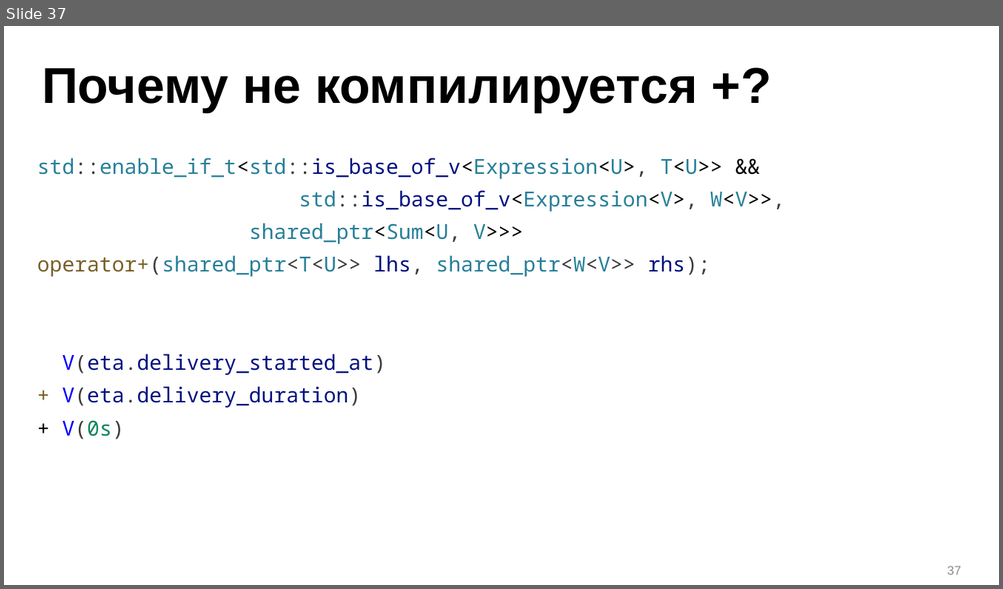
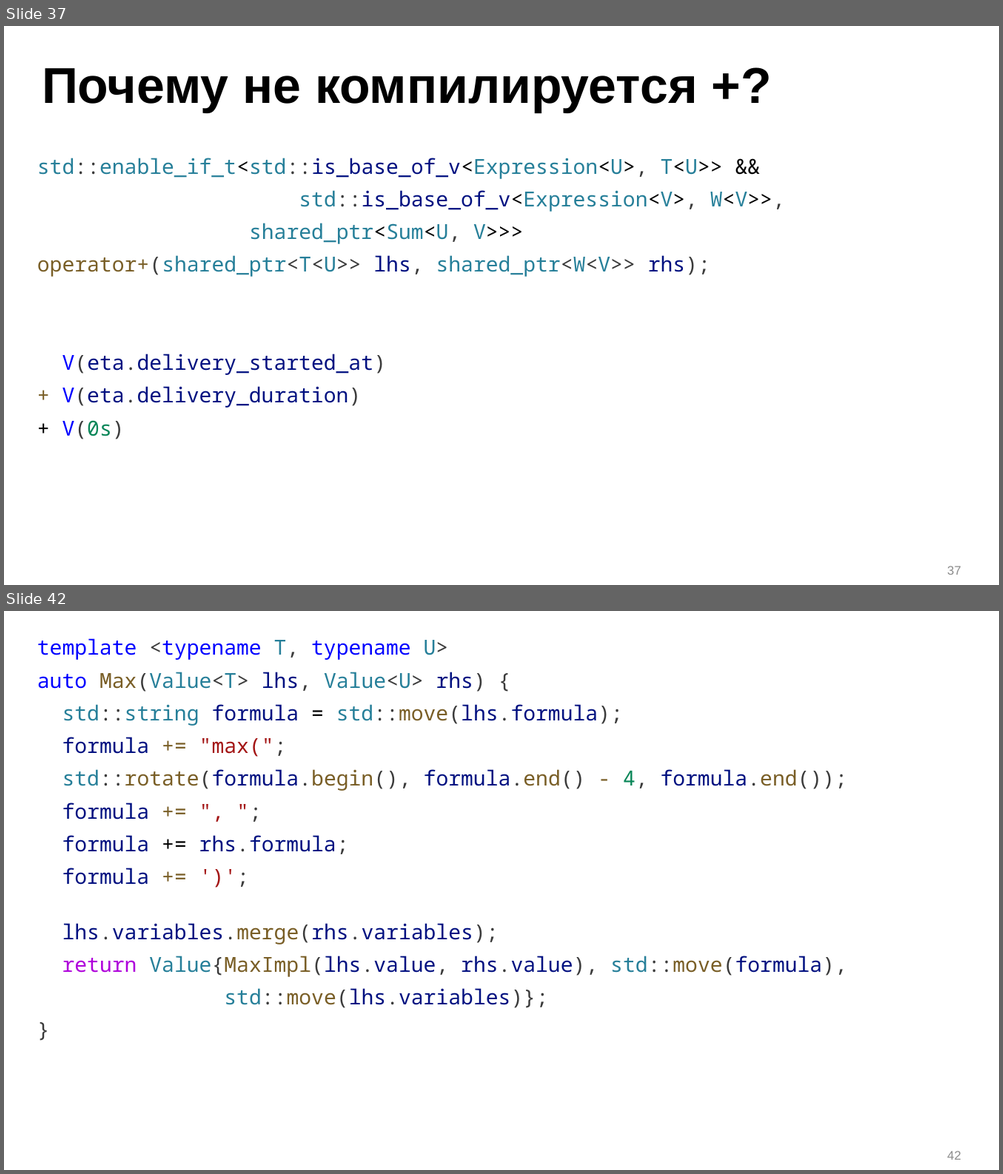
Before and after one commit to ishfb/zcc23, a slide deck: slides_new.pptx. Shown one above the other, each under a label of ours: slide 37 before the commit, slides 37 and 42 after it; the slides between them are not shown. The pictures are 1003x589 and 1003x1174 pixels, drawn with LibreOffice and Linux fonts; fonts in the diff are those of the drawing. Boxes give left, top, right and bottom in pixels: in the first picture for what was removed or moved away, otherwise in the second. Text is boxed around its words. In the diff, an @@ line names an element or a change of style, - is before the commit and + after.

```diff
--- a/slides_new.pptx
+++ b/slides_new.pptx
@@ slide 42 added at box(4, 611, 999, 1170), background #FFFFFF @@
@@ text added at box(37, 638, 847, 1008), 20 pt, text #001080 @@
+template <typename T, typename U>
+auto Max(Value<T> lhs, Value<U> rhs) {
+std::string formula = std::move(lhs.formula);
+formula += "max(";
+std::rotate(formula.begin(), formula.end() - 4, formula.end());
+formula += ", ";
+formula += rhs.formula;
+formula += ')';
+lhs.variables.merge(rhs.variables);
+return Value{MaxImpl(lhs.value, rhs.value), std::move(formula),
+std::move(lhs.variables)};
+}
@@ page number added at box(947, 1151, 961, 1160), 12 pt, text #8C8C8C @@
+42
```
Also in this commit, not shown: 10 other slides added.
